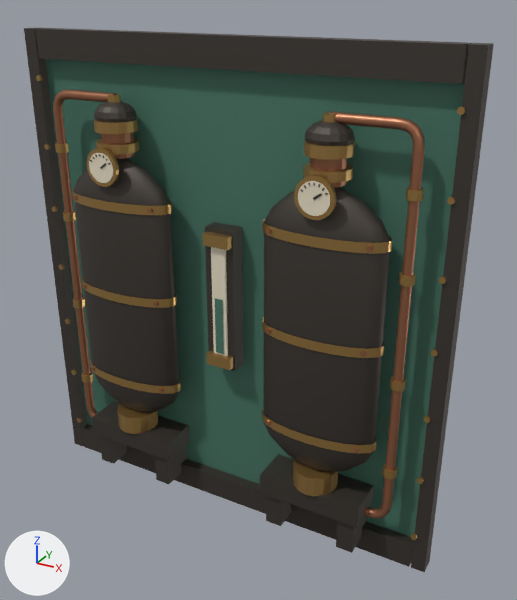
One commit to the glTF model public/assets/props/pressure-works/accumulator-bank.glb: the scene before it, then after it.
One viewpoint serves both versions: a 50 mm lens placed at (1.99, -3.34, 3.08), pointed at (0.19, -0.07, 1.44). Every picture has the same lights, and +X, +Y and +Z are marked at lower left. The older version comes first. Where no turn or scale is listed for an object, it has been applied to the vertices. Vertices at exactly the same position are counted once.

Objects in the first picture: 'accumulator-aged brass', 'accumulator-cast iron', 'accumulator-copper', 'accumulator-oxidized copper', 'accumulator-porcelain'.
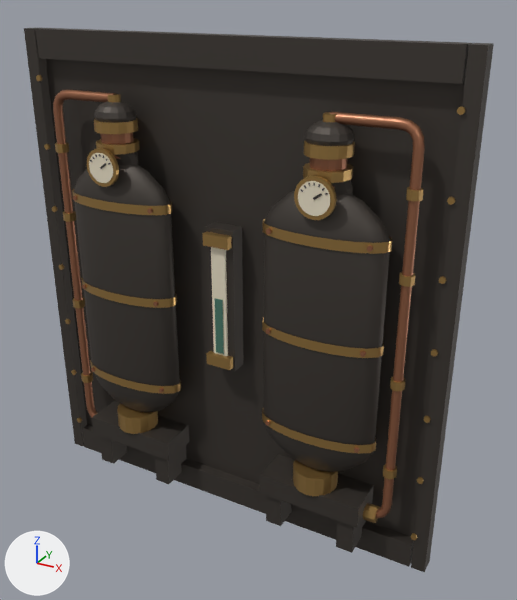
Where the newer file only moved an object's origin or applied its transform, the numbers keep the older frame.

Patch to the scene script:
```diff
--- a/public/assets/props/pressure-works/accumulator-bank.glb.py
+++ b/public/assets/props/pressure-works/accumulator-bank.glb.py
@@ me_cube_002 @@
 # used by ob_accumulator_cast_iron; location = (-1.27, -0.083, 1.425)
-me_cube_002.from_pydata(...)  # 908 vertices, 1692 faces; spans x -0.04..2.58, y -0.27..0.05, z -1.42..1.43
+me_cube_002.from_pydata(...)  # 988 vertices, 1800 faces; spans x -0.04..2.58, y -0.27..0.08, z -1.42..1.43
+# me_cube_002 part 1: a new loose piece, a box spanning x -0.03..2.57, y 0.013..0.083, z -1.415..1.415, in mat_cast_iron (dark grey #4d4842)
+# me_cube_002 part 2: a new loose piece of 36 vertices spanning x 0.5..0.76, y -0.21..0.0, z 0.67..0.82, in mat_cast_iron (dark grey #4d4842)
+# me_cube_002 part 3: a new loose piece of 36 vertices spanning x 1.78..2.04, y -0.21..0.0, z 0.67..0.82, in mat_cast_iron (dark grey #4d4842)
 me_cube_002.materials.append(mat_cast_iron)
@@ me_cube_001 @@
 # used by ob_accumulator_oxidized_copper; location = (0.0, -0.035, 1.425)
-me_cube_001.from_pydata(...)  # 16 vertices, 24 faces; spans x -1.3..1.3, y -0.16..0.04, z -1.41..1.41
+me_cube_001.from_pydata(...)  # 8 vertices, 12 faces; spans x -0.03..0.03, y -0.16..-0.15, z -0.31..0.03
+# me_cube_001 part 4: the loose piece of 8 vertices spanning x -1.3..1.3, y -0.04..0.04, z -1.41..1.41 is deleted
 me_cube_001.materials.append(mat_oxidized_copper)
```

Where the change shows, as pixel boxes (x1, y1, x2, y2) in the pictures (517 x 600 px):
part 1 of me_cube_002, added
    after: (46, 59, 465, 537)
part 2 of me_cube_002, added (mostly hidden)
    after: (115, 152, 138, 166)
part 3 of me_cube_002, added (mostly hidden)
    after: (331, 180, 353, 195)
part 4 of me_cube_001, deleted (green)
    before: (46, 59, 465, 537)
